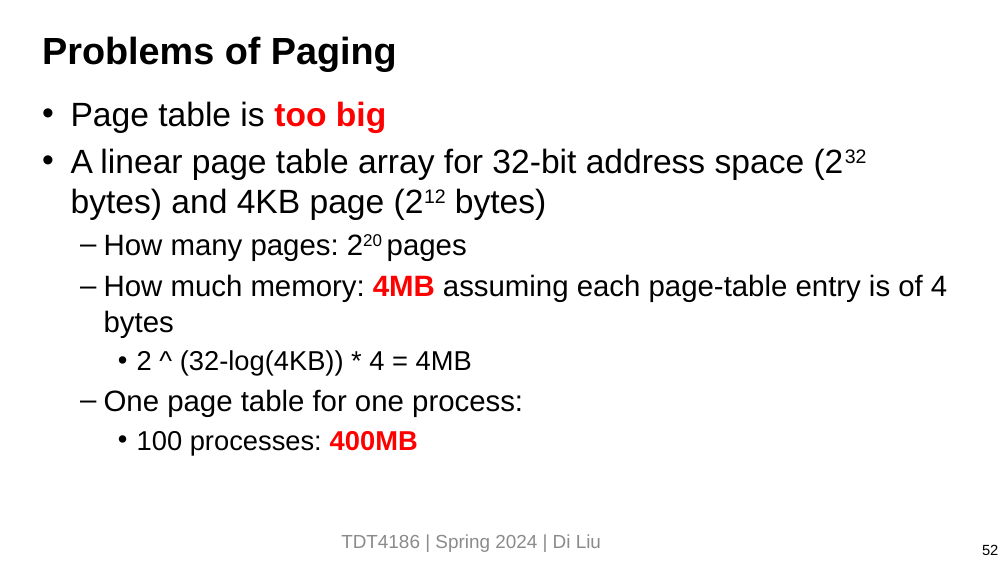
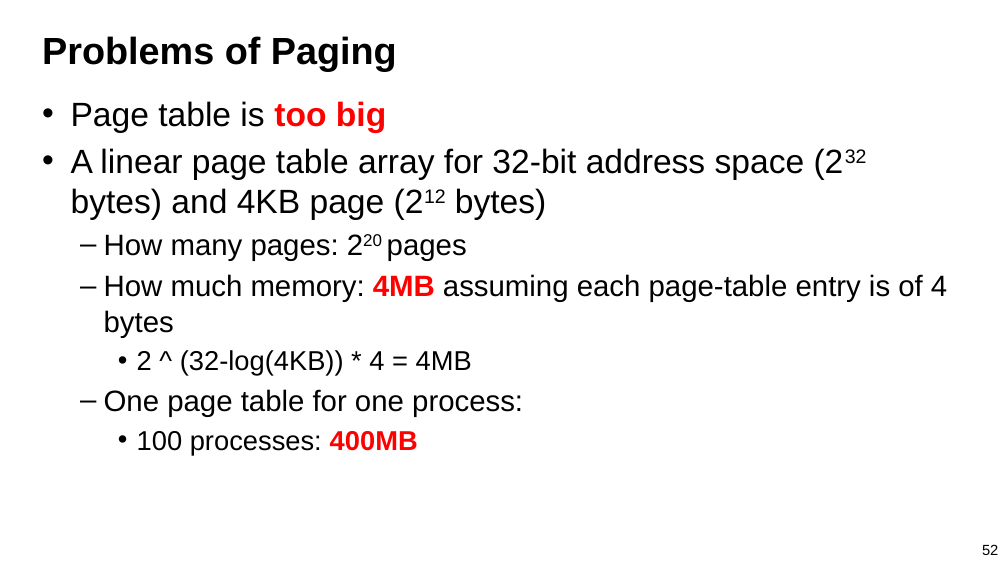
Before and after one commit to guhofstra/CSC256Fa25, a slide deck: slide 52 of PPTs/L8 Memory System II VM.pptx. Drawn at 1008x567 pixels with LibreOffice and Linux fonts; fonts in the diff are those of the drawing. Boxes give left, top, right and bottom in pixels: in the first picture for what was removed or moved away, otherwise in the second. Text is boxed around its words. In the diff, an @@ line names an element or a change of style, - is before the commit and + after.

```diff
--- a/PPTs/L8 Memory System II VM.pptx
+++ b/PPTs/L8 Memory System II VM.pptx
@@ text removed at (341, 534, 601, 552) @@
-TDT4186 | Spring 2024 | Di Liu
```
Also in this commit, not shown: 25 other slides changed, 3 other files.
